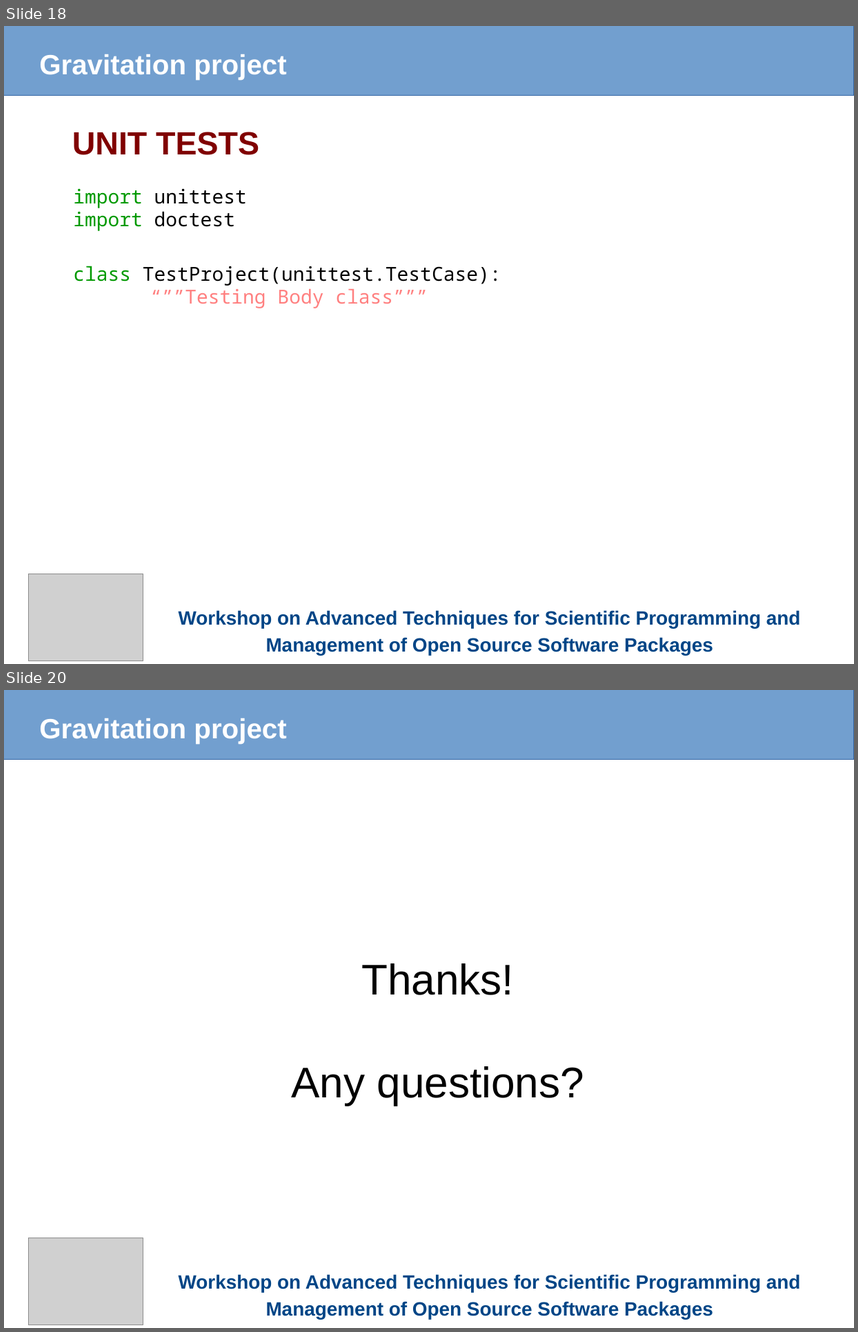
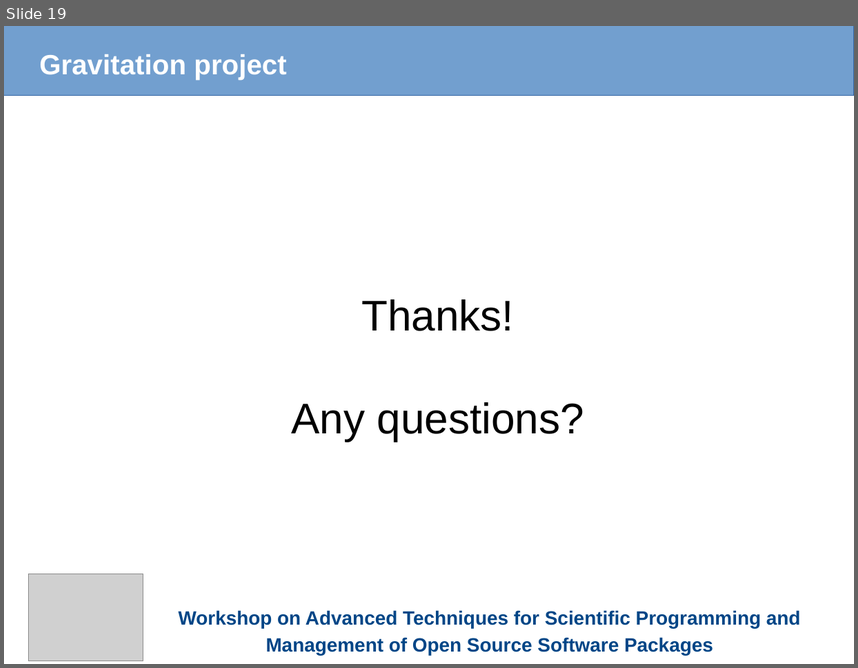
Before and after one commit to fnbellomo/GProject, a slide deck: Slides/Gravitation.odp. Shown one above the other, each under a label of ours: slides 18 and 20 before the commit, slide 19 after it; the slides between them are not shown. The pictures are 858x1332 and 858x668 pixels, drawn with LibreOffice and Linux fonts; fonts in the diff are those of the drawing; grey boxes stand for pictures. Boxes give left, top, right and bottom in pixels: in the first picture for what was removed or moved away, otherwise in the second. Text is boxed around its words. In the diff, an @@ line names an element or a change of style, - is before the commit and + after.

```diff
--- a/Slides/Gravitation.odp
+++ b/Slides/Gravitation.odp
@@ slide 18 removed at bbox=[4, 26, 854, 664], background #FFFFFF @@
@@ rectangle removed at bbox=[4, 26, 854, 96] @@
@@ text removed at bbox=[39, 54, 286, 80] @@
-Gravitation project
@@ text removed at bbox=[72, 132, 259, 155] @@
-UNIT TESTS
@@ text removed at bbox=[73, 188, 247, 231] @@
-import unittest
-import doctest
@@ text removed at bbox=[73, 265, 501, 308] @@
-class TestProject(unittest.TestCase):
-“””Testing Body class”””
@@ picture removed at bbox=[28, 574, 143, 661] @@
@@ text removed at bbox=[179, 610, 801, 655] @@
-Workshop on Advanced Techniques for Scientific Programming and Management of Open Source Software Packages
@@ what was slide 20 is now slide 19 @@
```
Also in this commit, not shown: 4 slides changed, 3 other files.
